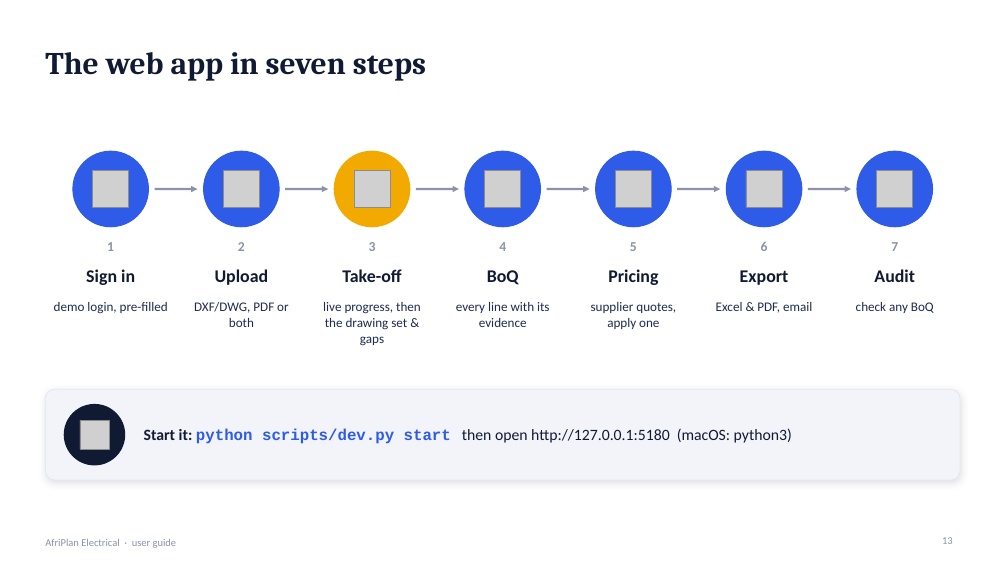
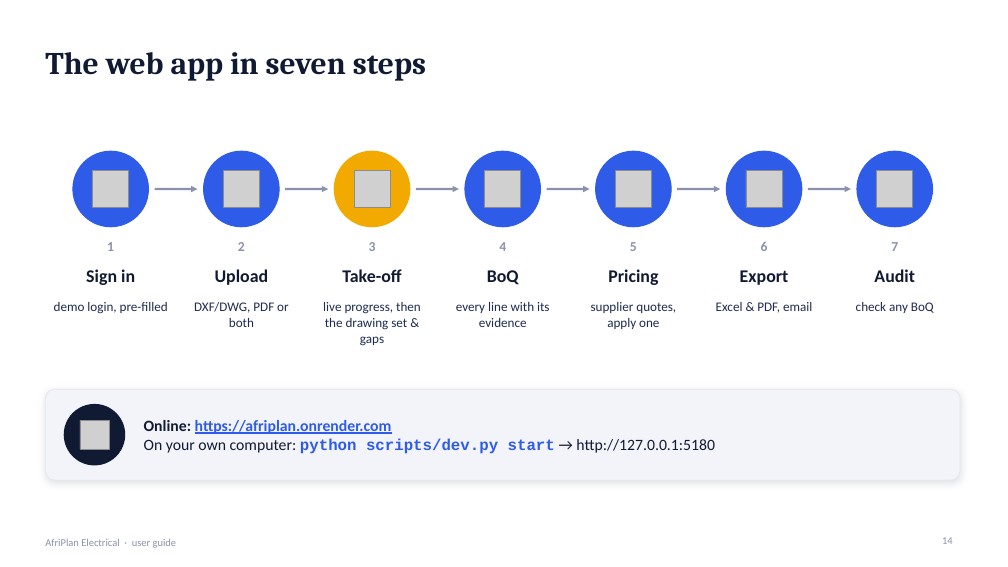
Before and after one commit to Jonathan-Lukwichi/afriplan-ai, a slide deck: slide 14 of docs/presentation/AfriPlan_User_Guide.pptx (slide 13 before the commit). Drawn at 1008x567 pixels with LibreOffice and Linux fonts; fonts in the diff are those of the drawing; grey boxes stand for pictures. Boxes give left, top, right and bottom in pixels: in the first picture for what was removed or moved away, otherwise in the second. Text is boxed around its words. In the diff, an @@ line names an element or a change of style, - is before the commit and + after.

```diff
--- a/docs/presentation/AfriPlan_User_Guide.pptx
+++ b/docs/presentation/AfriPlan_User_Guide.pptx
@@ text at bbox=[144, 420, 714, 454]: text changed; text colour #101A33 to #2E5BE8; bold on @@
-Start it: python scripts/dev.py start then open http://127.0.0.1:5180 (macOS: python3)
+Online: https://afriplan.onrender.com
+On your own computer: python scripts/dev.py start → http://127.0.0.1:5180
@@ page number at bbox=[942, 537, 953, 544]: text changed @@
-13
+14
```
Also in this commit, not shown: 5 other slides changed, 6 slides added, 2 other files.
